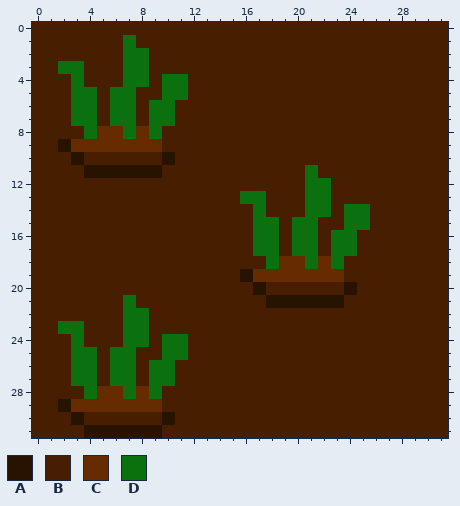
Edited in one commit: pixel-art sprite (GameFrame/GameFrameContent/Tile_Dirt_2.png). Above is the file before it was changed.
The file is 320x320 pixels, drawn in blocks of 10x10; one block is one cell here. Colours within 5 levels of each other are drawn and written as one.
Palette (. is transparent): A #281200  B #471f00  C #662c00  D #0b700e
Pixels before, first column x 0:
 0 BBBBBBBBBBBBBBBBBBBBBBBBBBBBBBBB
 1 BBBBBBBDBBBBBBBBBBBBBBBBBBBBBBBB
 2 BBBBBBBDDBBBBBBBBBBBBBBBBBBBBBBB
 3 BBDDBBBDDBBBBBBBBBBBBBBBBBBBBBBB
 4 BBBDBBBDDBDDBBBBBBBBBBBBBBBBBBBB
 5 BBBDDBDDBBDDBBBBBBBBBBBBBBBBBBBB
 6 BBBDDBDDBDDBBBBBBBBBBBBBBBBBBBBB
 7 BBBDDBDDBDDBBBBBBBBBBBBBBBBBBBBB
 8 BBBBDCCDCDBBBBBBBBBBBBBBBBBBBBBB
 9 BBACCCCCCCBBBBBBBBBBBBBBBBBBBBBB
10 BBBABBBBBBABBBBBBBBBBBBBBBBBBBBB
11 BBBBAAAAAABBBBBBBBBBBDBBBBBBBBBB
12 BBBBBBBBBBBBBBBBBBBBBDDBBBBBBBBB
13 BBBBBBBBBBBBBBBBDDBBBDDBBBBBBBBB
14 BBBBBBBBBBBBBBBBBDBBBDDBDDBBBBBB
15 BBBBBBBBBBBBBBBBBDDBDDBBDDBBBBBB
16 BBBBBBBBBBBBBBBBBDDBDDBDDBBBBBBB
17 BBBBBBBBBBBBBBBBBDDBDDBDDBBBBBBB
18 BBBBBBBBBBBBBBBBBBDCCDCDBBBBBBBB
19 BBBBBBBBBBBBBBBBACCCCCCCBBBBBBBB
20 BBBBBBBBBBBBBBBBBABBBBBBABBBBBBB
21 BBBBBBBDBBBBBBBBBBAAAAAABBBBBBBB
22 BBBBBBBDDBBBBBBBBBBBBBBBBBBBBBBB
23 BBDDBBBDDBBBBBBBBBBBBBBBBBBBBBBB
24 BBBDBBBDDBDDBBBBBBBBBBBBBBBBBBBB
25 BBBDDBDDBBDDBBBBBBBBBBBBBBBBBBBB
26 BBBDDBDDBDDBBBBBBBBBBBBBBBBBBBBB
27 BBBDDBDDBDDBBBBBBBBBBBBBBBBBBBBB
28 BBBBDCCDCDBBBBBBBBBBBBBBBBBBBBBB
29 BBACCCCCCCBBBBBBBBBBBBBBBBBBBBBB
30 BBBABBBBBBABBBBBBBBBBBBBBBBBBBBB
31 BBBBAAAAAABBBBBBBBBBBBBBBBBBBBBB
And afterwards:
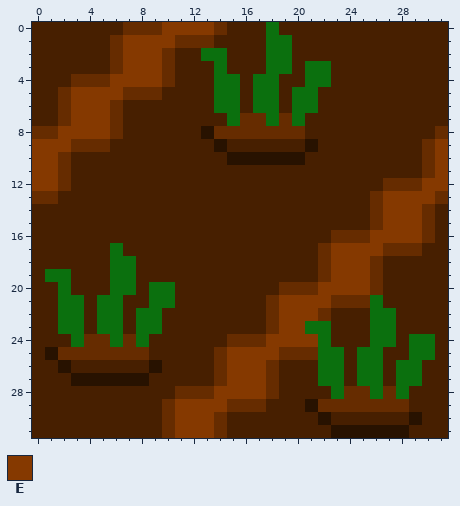
Colours new in this view: E #853900
Difference:
Changed rows in their new state; - is an unchanged pixel.
first column x 0:
 0 -------CCCEEEEC---D-------------
 1 ------CEEEECCC----DD------------
 2 ------CEEEC--DD---DD------------
 3 --BB--CEEEC---D---DD-DD---------
 4 ---CCCEEEECB--DD-DD--DD---------
 5 --CEEEECCCBB--DD-DD-DD----------
 6 --CEEECB-BB---DD-DD-DD----------
 7 --CEEECB-BB----DCCDCD-----------
 8 CCEEEE-BBB---ACCCCCCC----------C
 9 EEE---BBBB----A------A--------CE
10 EECB------B----AAAAAA---------CE
11 EEC-BBBBBB-----------B--------CE
12 EEC------------------BB----CCCEE
13 CC--------------BB---BB---CEEEEC
14 -----------------B---BB-BBCEEEC-
15 -----------------BB-BB--BBCEEEC-
16 -----------------BB-BB-CCCEEEEC-
17 ------D----------BB-BBCEEEECCC--
18 ------DD----------BBBB-EEEC-----
19 -DD---DD--------BBBBBB-EEEC-----
20 --D---DD-DD------B-CCCEEEEC-----
21 --DD-DDB-DD-------CEEEECCCD-----
22 --DD-DDB-D--------CEEEC---DD----
23 -----DDB-D--------CEEDD---DD----
24 ----CCDC--BB---CCCEEEED---DD-DD-
25 -ACCCCCCC-BB--CEEEECCCDD-DD--DD-
26 --ABB-BB-AB---CEEEC---DD-DD-DD--
27 ---AAAAAABB---CEEEC---DD-DD-DD--
28 ----BBBBBB-CCCEEEEC----DCCDCD---
29 --BBBBBBBBCEEEECCC---ACCCCCCC---
30 ---B------CEEEC-------A------A--
31 ----BBBBBBCEEEC--------AAAAAA---
